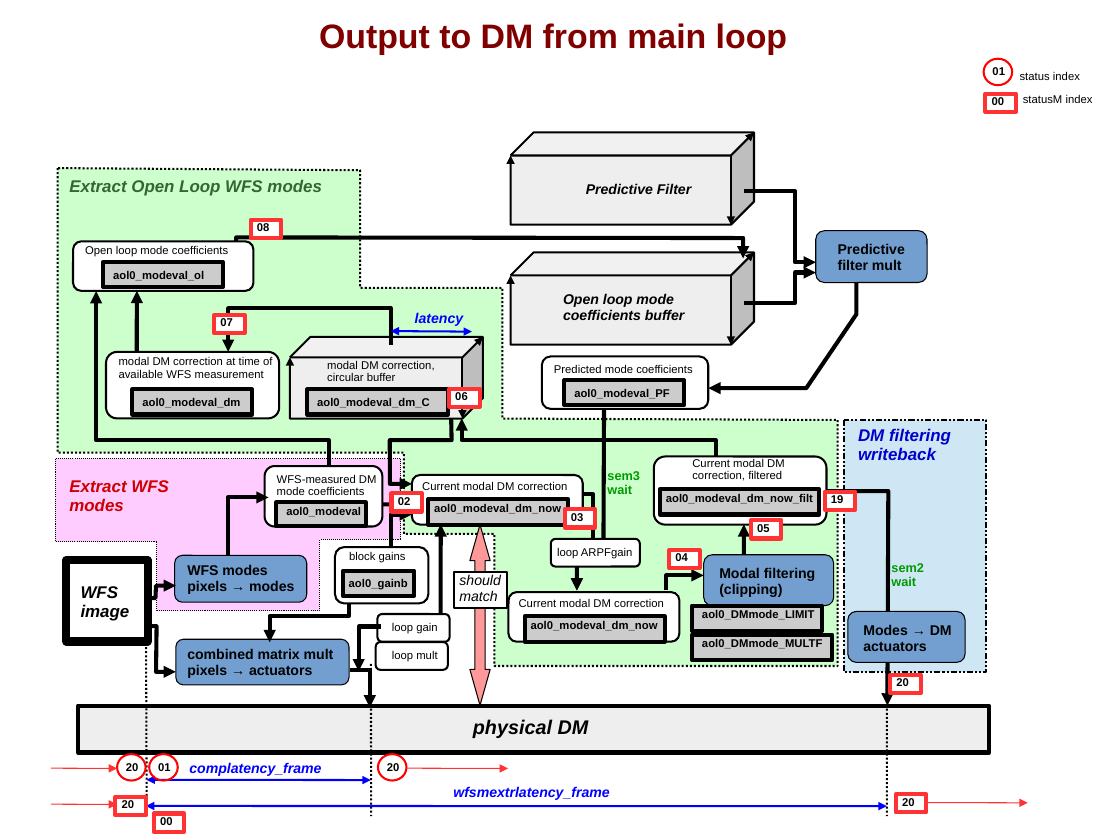
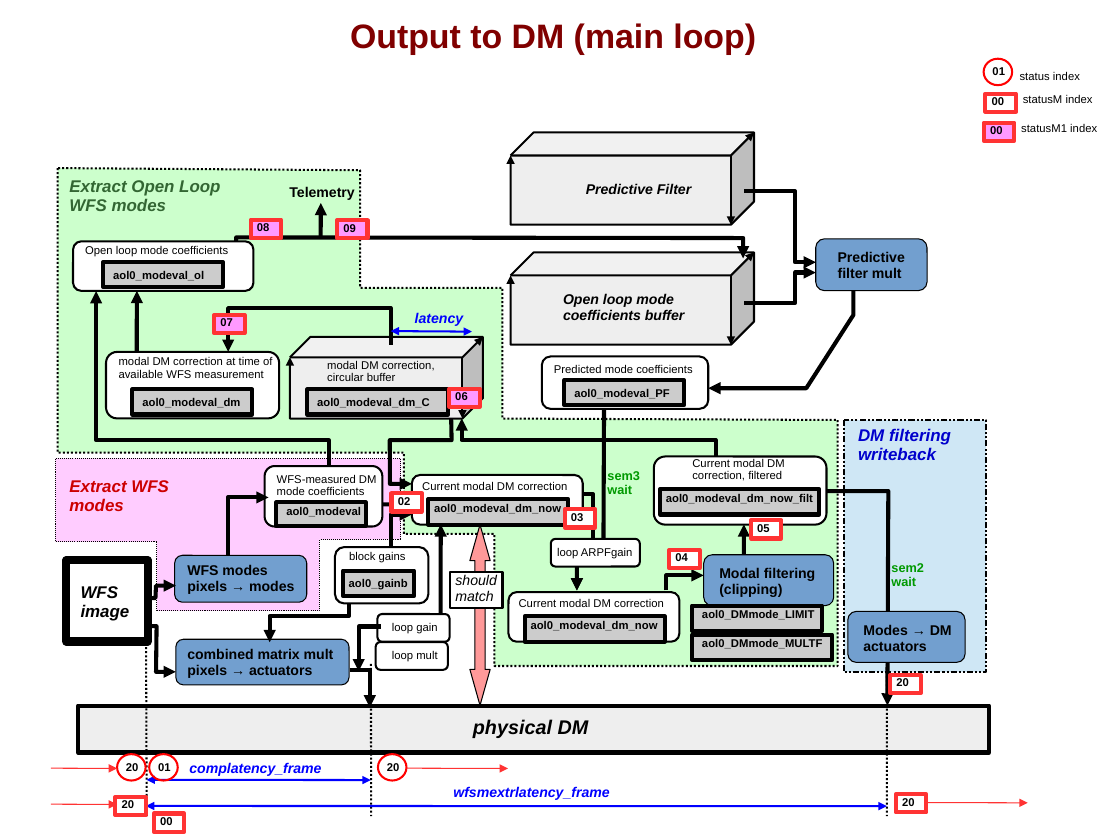
Before and after one commit to oguyon/Cfits, a slide deck: slide 6 of src/AOloopControl/doc/AOloopControl_figs.ppt. Drawn at 1120x840 pixels with LibreOffice and Linux fonts; fonts in the diff are those of the drawing. Boxes give left, top, right and bottom in pixels: in the first picture for what was removed or moved away, otherwise in the second. Text is boxed around its words. In the diff, an @@ line names an element or a change of style, - is before the commit and + after.

```diff
--- a/src/AOloopControl/doc/AOloopControl_figs.ppt
+++ b/src/AOloopControl/doc/AOloopControl_figs.ppt
@@ title at [350,23,756,55]: text changed @@
-Output to DM from main loop
+Output to DM (main loop)
@@ rectangle added at [984,123,1014,141], fill #FF99FF, outline #FF3333 2.89 pt @@
@@ text added at [990,126,1003,134], 8 pt, text #000000, bold @@
+00
@@ text added at [1021,124,1097,132], 8 pt, text #000000 @@
+statusM1 index
@@ text "Extract Open Loop WFS modes" rewrapped from [69,180,321,196] to [69,180,220,211] @@
@@ text added at [289,186,354,200], 10 pt, text #000000, bold @@
+Telemetry
@@ arrow added from (321, 237) to (321, 203), #000000 2.89 pt @@
@@ fill #FFFFFF to #FF99FF in 3 elements at [449,388,480,407], [214,315,245,333], [251,220,282,238] @@
@@ rectangle added at [337,221,368,239], fill #FF99FF, outline #FF3333 2.89 pt @@
@@ text added at [343,224,356,232], 8 pt, text #000000, bold @@
+09
@@ rounded rectangle: place and size @@
-rounded rectangle at [816,231,928,283]
+rounded rectangle at [816,239,928,291]
@@ text "Predictive filter mult": place and size @@
-text "Predictive filter mult" at [838,243,905,270]
+text "Predictive filter mult" at [838,251,905,278]
@@ freeform shape: place and size @@
-freeform shape at [708,283,857,388]
+freeform shape at [708,291,854,388]
@@ rectangle removed at [825,492,856,510] @@
@@ text removed at [831,495,844,503] @@
-19
@@ text "should match": place and size @@
-text "should match" at [459,574,500,601]
+text "should match" at [455,574,496,601]
@@ rounded rectangle: place and size @@
-rounded rectangle at [454,572,507,609]
+rounded rectangle at [450,572,503,609]
```
Also in this commit, not shown: 1 other file.
